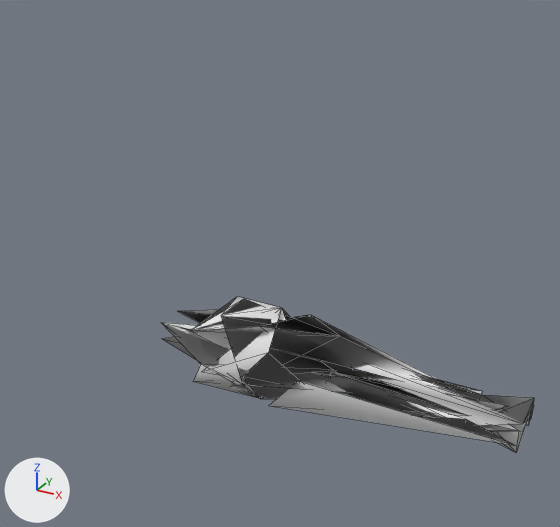
The OBJ model assets/models/turret.obj: old version first, new version second.
One viewpoint serves both versions: a 50 mm lens placed at (15.6, -25.9, 17.4), pointed at (2.1, -1.3, 5.1). Lighting does not change. The marker at lower left points along +X, +Y and +Z. Mesh edges are drawn as thin lines. Where no turn or scale is listed for an object, it has been applied to the vertices.

The older version as bpy lines, for what is in view:
```python
me_turret = bpy.data.meshes.new('turret')
me_turret.from_pydata(...)  # 73 vertices, 123 faces; spans x -4.5..12.0, y -2.5..2.5, z -1.8..1.8
ob_turret = bpy.data.objects.new('turret', me_turret)
ob_turret.location = (0.0, 0.0, 0.0)
```
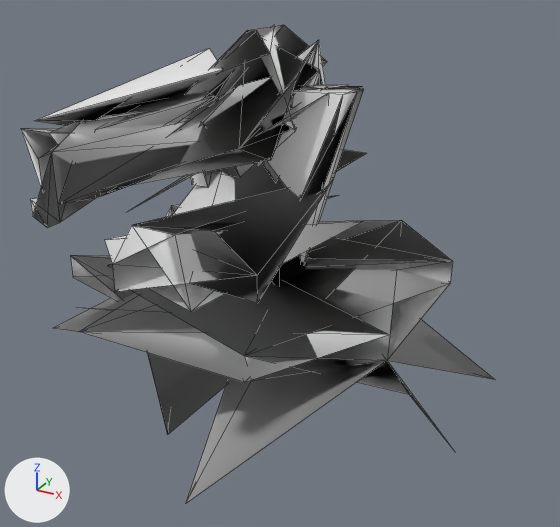
The change, as a list of edits to the scene's bpy script:
```text
Change me_turret:
    used by ob_turret; location = (0.0, 0.0, 0.0)
    verts and faces of me_turret; kept vertices keep their numbers, new ones are numbered from 73
    remove me_turret.from_pydata(...)  # 73 vertices, 123 faces; spans x -4.5..12.0, y -2.5..2.5, z -1.8..1.8
    add me_turret.from_pydata(...)  # 193 vertices, 313 faces; spans x -8.9..10.2, y -11.7..9.2, z 0.1..13.8
    me_turret part 1: the loose piece of 19 vertices spanning x 1.9..12.0, y -1.9..1.0, z -1.3..0.5 is multiplied about its middle by the matrix ((0.0, 0.0, 1.0), (-1.0, 0.0, 0.0), (0.0, -1.0, 0.0)), then moved by (-6.7, -6.2, 12.1)
    me_turret part 2: a new loose piece of 42 vertices spanning x -8.9..10.2, y -9.9..9.2, z 0.1..4.6
    me_turret part 3: a new loose piece of 36 vertices spanning x -1.2..2.9, y -9.7..4.8, z 8.4..13.8
    me_turret part 4: a new loose piece of 20 vertices spanning x -2.7..3.8, y -7.4..5.7, z 5.7..8.7
    me_turret part 5: a new loose piece of 19 vertices spanning x 0.1..1.1, y -11.7..-2.7, z 9.8..12.4
    me_turret part 6: a new loose piece of 16 vertices spanning x -1.1..3.4, y -2.2..9.2, z 0.1..5.7
    me_turret part 7: a new loose piece of 16 vertices spanning x -1.9..4.5, y -6.2..2.0, z 3.8..11.8
    me_turret part 8: a new loose piece of 16 vertices spanning x -3.5..-0.3, y -1.4..5.7, z 7.7..11.8
    me_turret part 9: the loose piece of 18 vertices spanning x 3.0..12.0, y -1.2..1.5, z -0.5..0.5 is deleted
    me_turret part 10
    36 vertices are removed from x -4.5..12.0, y -2.5..2.5, z -1.8..1.8
    68 faces are deleted
    me_turret part 11
    add verts[74] = (-2.1, 0.6, 11.8)
    add verts[75] = (-2.1, 0.0, 11.8)
    add verts[76] = (-1.7, 0.1, 11.0)
    add verts[77] = (-1.9, 0.6, 11.4)
    add verts[78] = (2.9, 0.6, 11.4)
    add verts[79] = (2.9, 0.1, 11.4)
    add verts[80] = (3.1, 0.0, 11.8)  # pixel (321, 88)
    add verts[81] = (1.3, -0.2, 7.9)  # pixel (275, 183)
    add faces += [(76, 78, 77), (76, 79, 78), (78, 79, 81), (75, 81, 79), (74, 81, 75), (74, 80, 81)]
    add faces += [(74, 76, 80), (76, 77, 80)]
```

Pixel boxes [x1, y1, x2, y2] of what changed, in the pictures (560 x 527 px; the box of a moved part takes in the faces that stretch with it):
'turret', reshaped (27% wider, 203% taller)
    before: [161, 296, 534, 453]
    after: [21, 25, 494, 503]
part 1 of me_turret, moved or reshaped
    before: [269, 372, 527, 453]
    after: [21, 48, 222, 186]
part 2 of me_turret, added
    after: [54, 205, 494, 503]
part 3 of me_turret, added
    after: [130, 25, 327, 186]
part 4 of me_turret, added
    after: [105, 150, 366, 312]
part 5 of me_turret, added
    after: [30, 116, 203, 228]
part 6 of me_turret, added (black)
    after: [272, 255, 311, 285]
part 7 of me_turret, added
    after: [127, 85, 364, 262]
part 8 of me_turret, added
    after: [191, 163, 255, 187]
part 9 of me_turret, deleted
    before: [354, 365, 534, 426]
part 10 of me_turret, deleted
    before: [161, 296, 439, 399]
part 11 of me_turret, added
    after: [262, 86, 321, 183]
